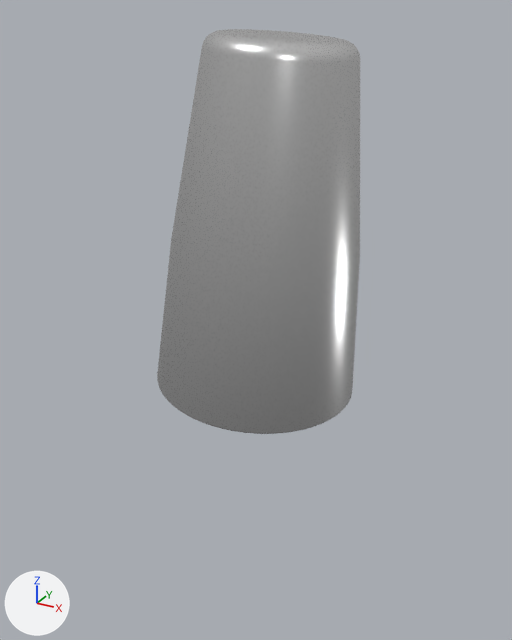
The glTF model public/shaker-shistoria.glb: old version first, new version second.
One viewpoint serves both versions: a camera (50 mm lens) standing at (2.84, -5.16, 5.58) and looking at (-0.04, 0.08, 2.96). The axes (+X, +Y, +Z) are drawn at lower left. The lights are the same throughout. The first picture is the older version. Where no turn or scale is listed for an object, it has been applied to the vertices. Vertices at exactly the same position are counted once.

In view in the first picture: 'Shaker_top'.
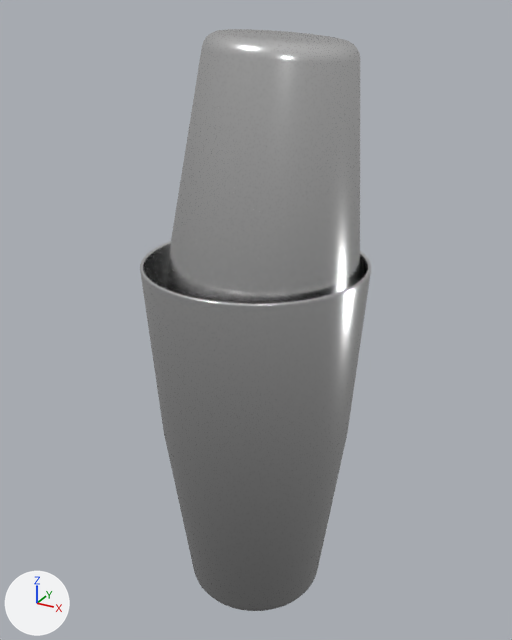
Boxes [x1, y1, x2, y2] around the edits, measured in the pictures (512 x 640 px):
'Shaker_Base', added
    after: [140, 241, 371, 611]
part 1 of me_cylinder_002, built on
    before: [157, 244, 360, 434]
    after: [166, 244, 360, 304]

Diff of the bpy script that builds the scene:
```diff
--- a/public/shaker-shistoria.glb.py
+++ b/public/shaker-shistoria.glb.py
@@ mat_material_002 @@
+mat_material_002 = principled_material('Material.002')
+mat_material_002.base_color = (0.8, 0.8, 0.8)  # white #e7e7e7
+mat_material_002.metallic = 1.0
+mat_material_002.roughness = 0.2
@@ me_cylinder_002 @@
 # used by ob_shaker_top; location = (0.0, 0.0, 0.0)
-me_cylinder_002.from_pydata(...)  # 1662 vertices, 3320 faces; spans x -0.91..0.9, y -0.91..0.91, z 2.33..5.43
+me_cylinder_002.from_pydata(...)  # 512 vertices, 958 faces; spans x -0.91..0.9, y -0.91..0.91, z 2.33..5.43
+# me_cylinder_002 part 1: 16 vertices moved within x -0.18..0.86, y -0.91..0.91, z 2.34..2.42; 1179 vertices removed from x -0.91..0.9, y -0.91..0.91, z 2.33..5.4; 29 vertices added at x -0.9..0.9, y -0.91..0.91, z 2.33..2.48
 me_cylinder_002.materials.append(mat_material)
@@ me_cylinder_001 @@
+me_cylinder_001.from_pydata(...)  # 1636 vertices, 3268 faces; spans x -1.0..1.0, y -1.0..1.0, z 0.09..3.56
+me_cylinder_001.materials.append(mat_material_002)  # white #e7e7e7
@@ ob_shaker_base @@
+ob_shaker_base = bpy.data.objects.new('Shaker_Base', me_cylinder_001)
+ob_shaker_base.location = (0.0, 0.0, 0.0)
```
